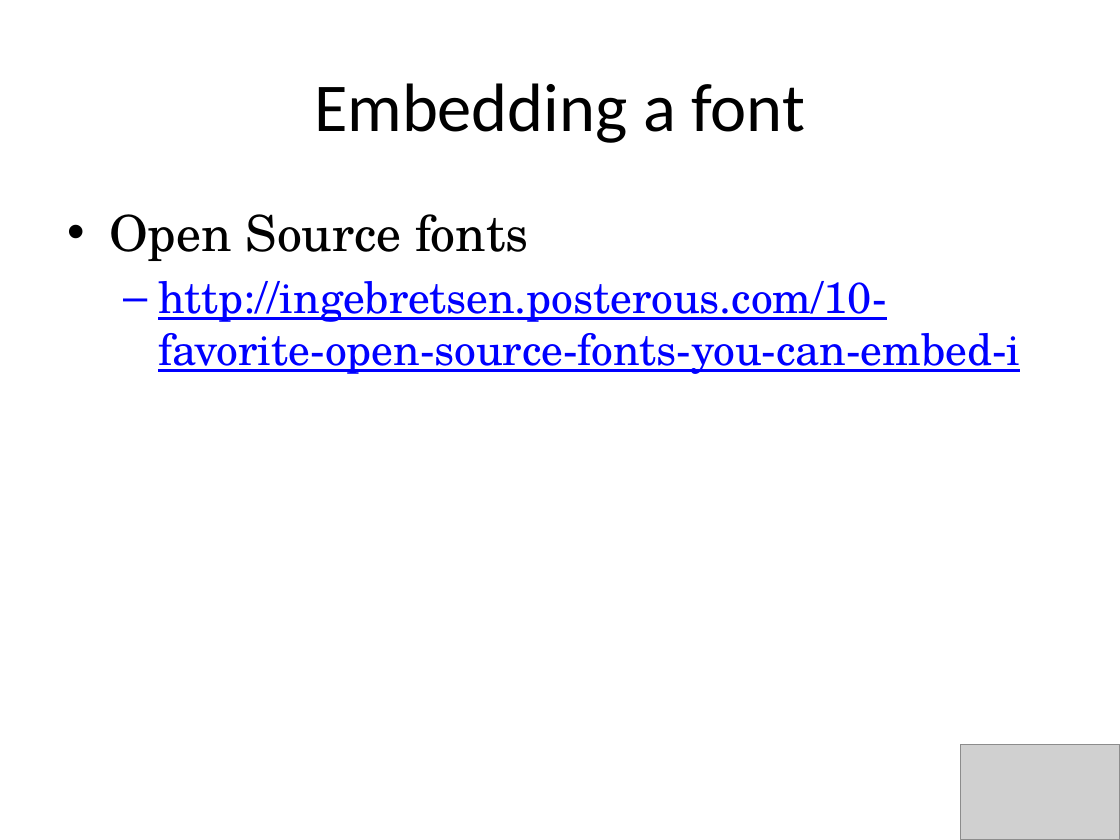
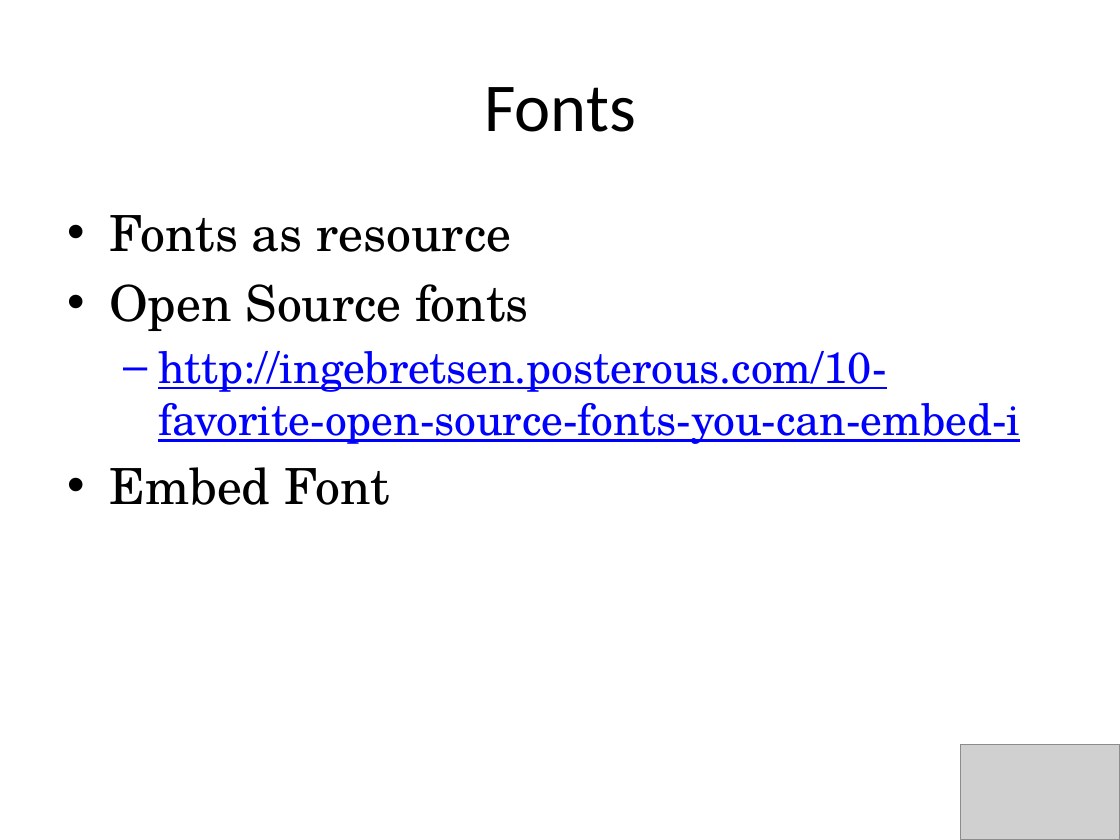
Before and after one commit to RookieOne/JBsWpfExamples, a slide deck: slide 45 of Adv WPF Workshop.pptx (slide 47 before the commit). Drawn at 1120x840 pixels with LibreOffice and Linux fonts; fonts in the diff are those of the drawing; grey boxes stand for pictures. Boxes give left, top, right and bottom in pixels: in the first picture for what was removed or moved away, otherwise in the second. Text is boxed around its words. In the diff, an @@ line names an element or a change of style, - is before the commit and + after.

Commit message:
additions to slides and font example

```diff
--- a/Adv WPF Workshop.pptx
+++ b/Adv WPF Workshop.pptx
@@ title at (484,87,636,132): text changed @@
-Embedding a font
+Fonts
@@ text at (109,215,511,252): paragraph added @@
+• Fonts as resource
@@ text at (109,467,390,505): paragraph added @@
+• Embed Font
```
Also in this commit, not shown: 30 other slides changed, 8 slides added, 8 slides removed, 8 other files.
